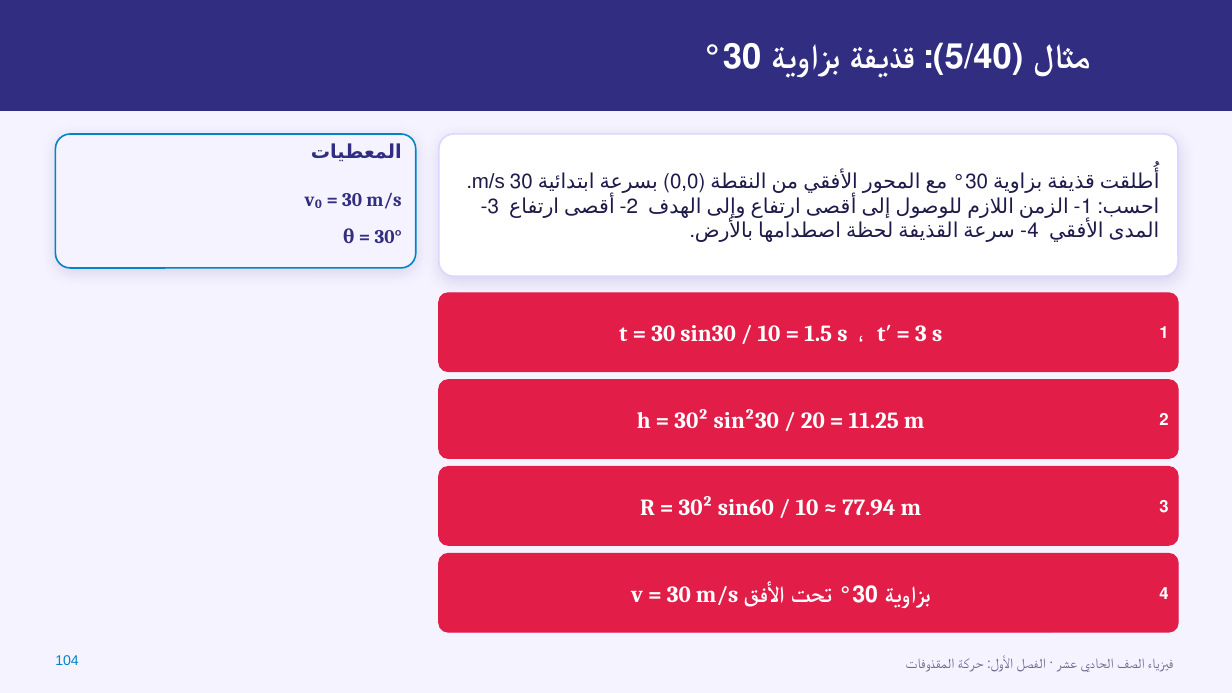
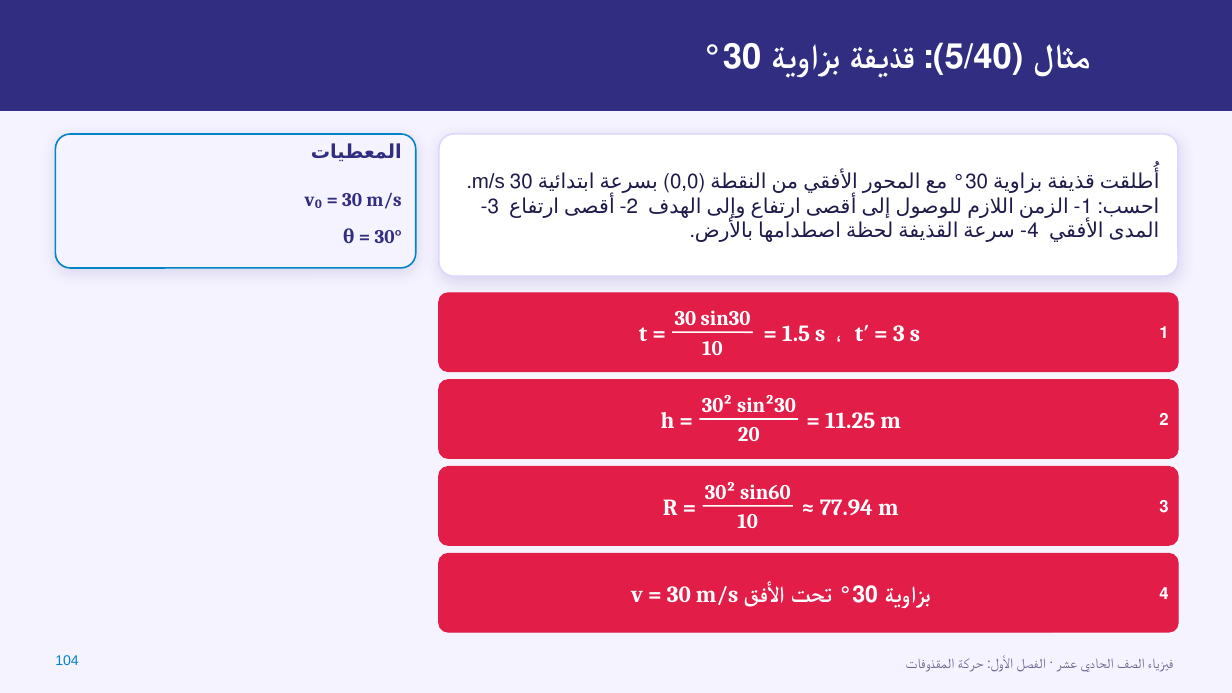
Before and after one commit to loaialkhaldi-png/Physics-tube, a slide deck: slide 104 of فيزياء11_الفصل1_حركة_المقذوفات.pptx. Drawn at 1232x693 pixels with LibreOffice and Linux fonts; fonts in the diff are those of the drawing; background and template pictures are left out. Boxes give left, top, right and bottom in pixels: in the first picture for what was removed or moved away, otherwise in the second. Text is boxed around its words. In the diff, an @@ line names an element or a change of style, - is before the commit and + after.

```diff
--- a/فيزياء11_الفصل1_حركة_المقذوفات.pptx
+++ b/فيزياء11_الفصل1_حركة_المقذوفات.pptx
@@ text at <box>782,325,920,341</box>: text changed @@
-t = 30 sin30 / 10 = 1.5 s ، t′ = 3 s
+= 1.5 s ، t′ = 3 s
@@ group added at <box>639,310,753,355</box>: 3 texts, 1 line @@
+t =
+30 sin30
+10
@@ text at <box>825,412,901,428</box>: text changed @@
-h = 30² sin²30 / 20 = 11.25 m
+= 11.25 m
@@ group added at <box>661,395,799,441</box>: 3 texts, 1 line @@
+h =
+30² sin²30
+20
@@ text at <box>820,499,899,515</box>: text changed @@
-R = 30² sin60 / 10 ≈ 77.94 m
+≈ 77.94 m
@@ group added at <box>663,482,793,528</box>: 3 texts, 1 line @@
+R =
+30² sin60
+10
```
Also in this commit, not shown: 25 other slides changed, 6 other files.
